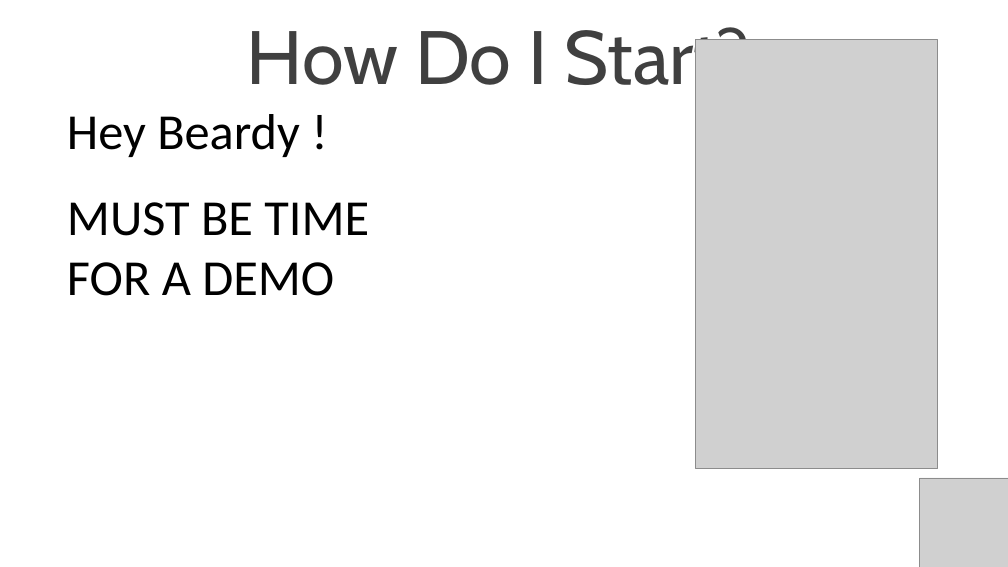
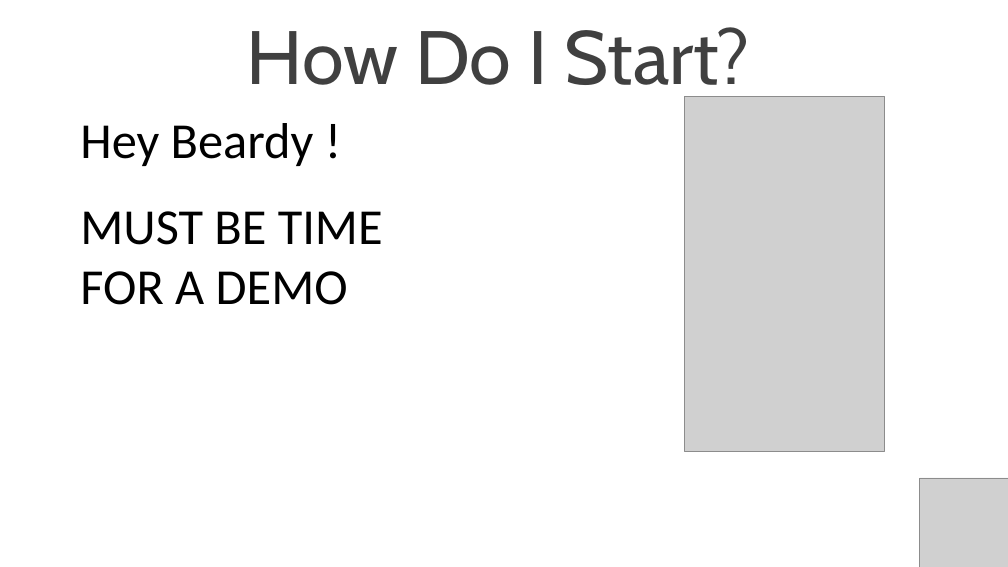
Before and after one commit to SQLDBAWithABeard/Presentations, a slide deck: slide 7 of TUGAIT 2017 - Pester/TUGAIT 2017 - Introduction to Pester.pptx. Drawn at 1008x567 pixels with LibreOffice and Linux fonts; fonts in the diff are those of the drawing; grey boxes stand for pictures; background and template pictures are left out. Boxes give left, top, right and bottom in pixels: in the first picture for what was removed or moved away, otherwise in the second. Text is boxed around its words. In the diff, an @@ line names an element or a change of style, - is before the commit and + after.

```diff
--- a/TUGAIT 2017 - Pester/TUGAIT 2017 - Introduction to Pester.pptx
+++ b/TUGAIT 2017 - Pester/TUGAIT 2017 - Introduction to Pester.pptx
@@ text "Hey Beardy !": place and size @@
-text "Hey Beardy !" at (67,114,369,296)
+text "Hey Beardy !" at (80,123,383,305)
@@ picture: place and size @@
-picture at (696,40,938,469)
+picture at (685,96,885,451)
```
Also in this commit, not shown: 2 other slides changed.
